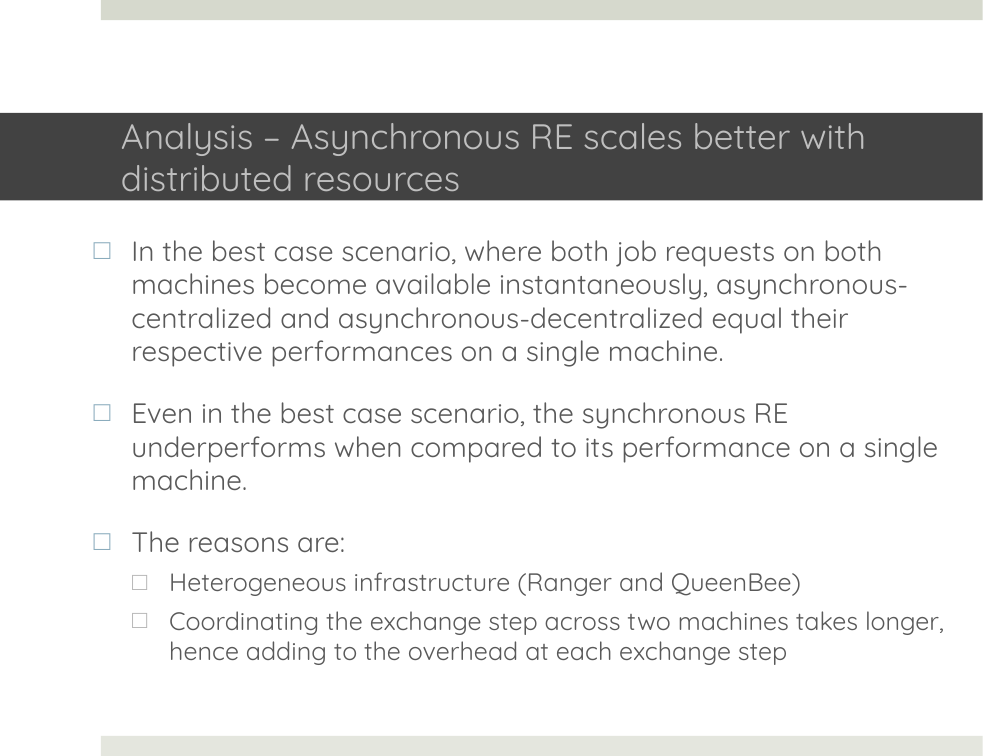
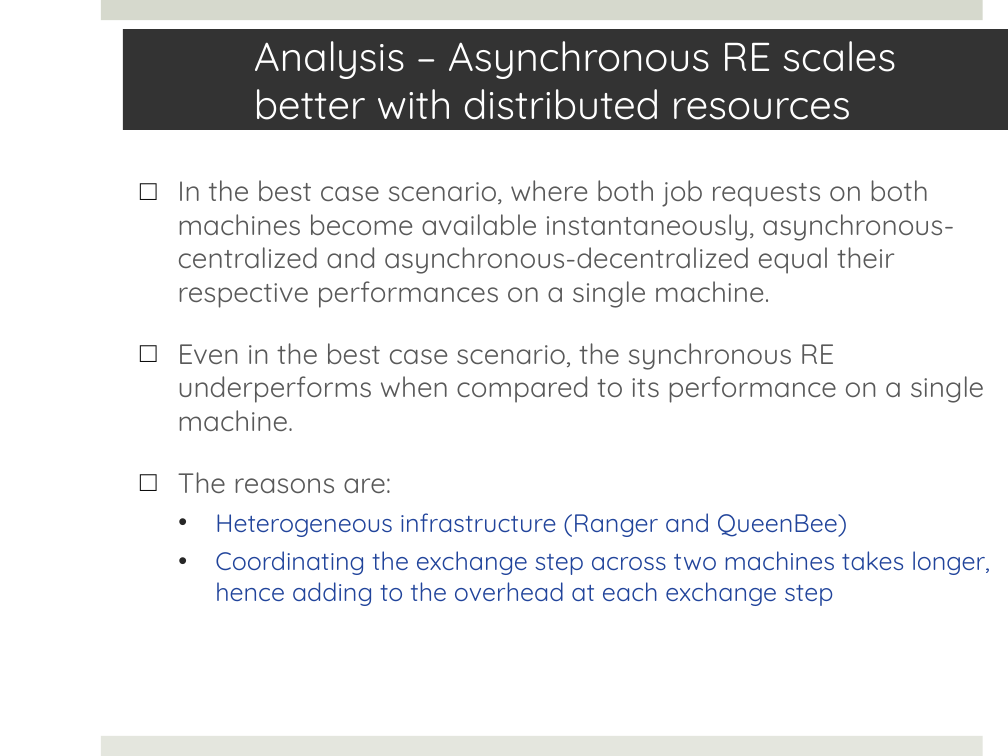
Before and after one commit to saga-project/saga-cpp-legacy-projects, a slide deck: slide 22 of papers/async-re/data/RE.pptx. Drawn at 1008x756 pixels with LibreOffice and Linux fonts; fonts in the diff are those of the drawing; background and template pictures are left out. Boxes give left, top, right and bottom in pixels: in the first picture for what was removed or moved away, otherwise in the second. Text is boxed around its words. In the diff, an @@ line names an element or a change of style, - is before the commit and + after.

```diff
--- a/papers/async-re/data/RE.pptx
+++ b/papers/async-re/data/RE.pptx
@@ title "Analysis – Asynchronous RE scales ...": place and size @@
-title "Analysis – Asynchronous RE scales ..." at box(0, 113, 983, 201)
+title "Analysis – Asynchronous RE scales ..." at box(123, 29, 1008, 130)
@@ title "Analysis – Asynchronous RE scales ..." at box(123, 29, 1008, 130): size 25.2 to 28.8 pt, text colour #BFBFBF to #FFFFFF; fill #424242 to #333333 @@
@@ text "In the best case scenario, ...": place and size @@
-text "In the best case scenario, ..." at box(131, 240, 944, 665)
+text "In the best case scenario, ..." at box(178, 180, 990, 606)
@@ text "In the best case scenario, ..." at box(178, 180, 990, 606): text colour #595959 to #21449B in "Heterogeneous infrastructure (Ranger and QueenBee)", "Coordinating the exchange step across two machines ..."; bullet colour #8BACBD to #0D0D0D; bullet □ to •; bullet colour #B5B5B5 to #262626 @@
```
Also in this commit, not shown: 21 other slides changed.
